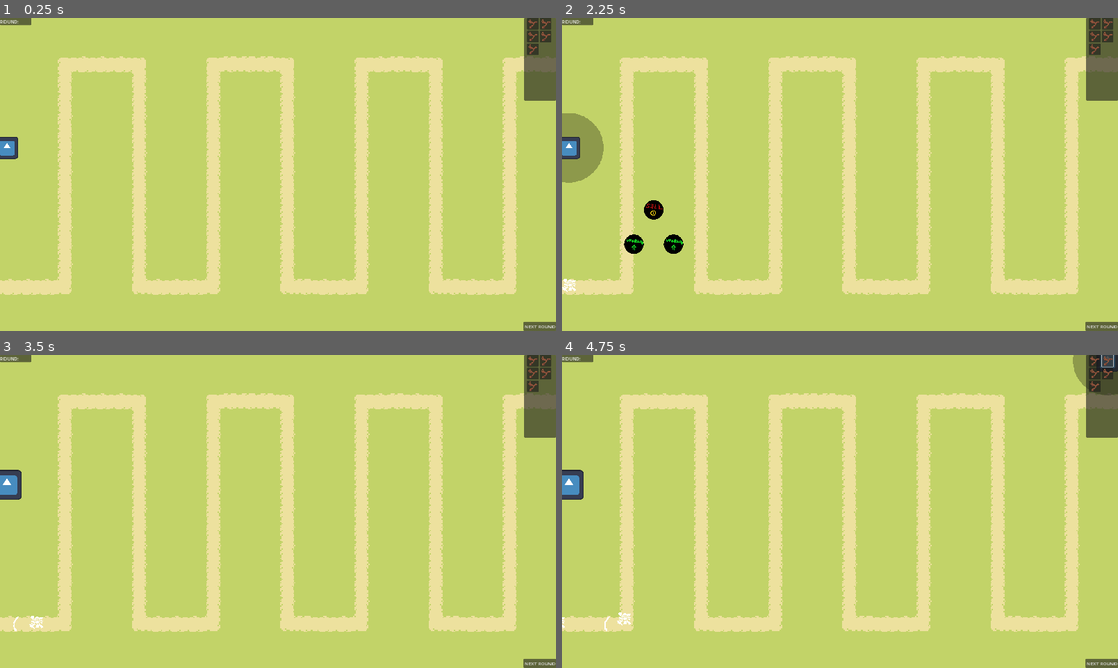
Above: before the commit, frames 1-4 (two rows, left to right).
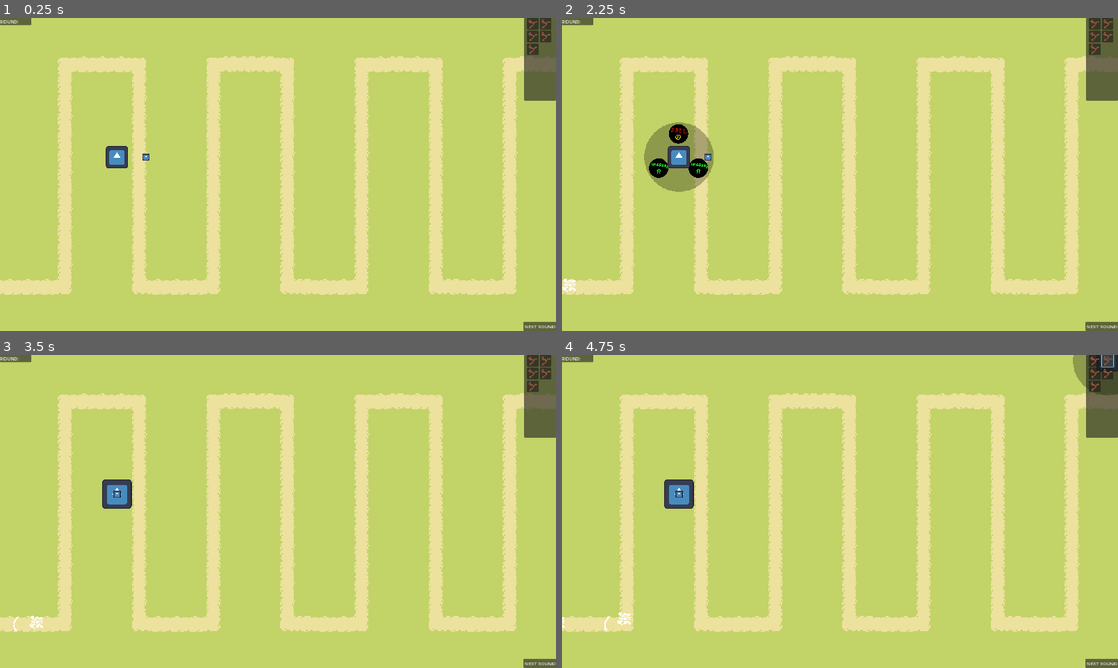
Above: after the commit, the same moments.

Repository: MindVisceral/BoneTD
Game: Godot game, scene res://Levels/Level1/Level1.tscn
The game is run twice, just before and just after one commit, with the same random seed, the same clock (stepped at 60 frames per second) and the same inputs. The engine's default icon, where the game draws it, is replaced by a stand-in: a white triangle on a blue panel in a dark square.
Inputs (mouse positions are in pixels of both pictures, inside the frame that each line leads up to; where the layout moved, square brackets give the same spot in the first picture):
- Up to frame 1 (0.25 s): no input
- Up to frame 2 (2.25 s): click "NEXT ROUND" at 0.5 s; click "NEXT ROUND" at 1.25 s; click (678, 155) [645, 221] at 2 s
- Up to frame 3 (3.5 s): click (139, 508) [116, 583] at 2.75 s
- Up to frame 4 (4.75 s): click (1095, 361) at 3.5 s; click (1106, 361) at 4.25 s

The runs differ from the first frame. In frame 1, 0.5% of the frame differs, in the area x 0-27%, y 38-48%; in frame 2, 4.0%, in the area x 0-28%, y 30-76%; in frame 3, 0.9%; in frame 4, 0.9%.

Commit message:
Fixed bug - Towers firing, THEN rotating at Enemy

Diff:
--- a/Entities/Towers/BaseTower/BaseTower.gd
+++ b/Entities/Towers/BaseTower/BaseTower.gd
@@ -1,5 +1,5 @@
 ## TowerRangeVisuals scale dynamically in Editor to fit tower_range_collider
-#@tool
+@tool
 class_name BaseTower
 extends StaticBody2D
 
@@ -156,62 +156,75 @@
 		warnings.append("TowerHandler must be selected as an @export-ed variable
 			when a Tower is placed in Editor!")
 
+
+
 	return warnings
 
-
-###-------------------------------------------------------------------------###
-##### Setup functions
-###-------------------------------------------------------------------------###
-
-func _ready() -> void:
-
-	call_deferred("setup")
-
-	## Set ShotDelayTimer's wait_time and start it up
-	ShotDelayTimer.wait_time = shot_delay
-	ShotDelayTimer.start()
-
-## Setup this Tower
-func setup() -> void:
-
-	## Make sure this Tower's total cost is correct
-	update_tower_cost()
-
-	## The update_tower_visuals function is called whenever the TowerHandler
-	## fires the new_tower_selected signal - which is when a new Tower is selected.
-	tower_handler.new_tower_selected.connect(update_tower_visuals)
-
-	## Remove this button's texture_normal on _ready to make it invisible in-game
-	tower_selection_button.texture_normal = null
-
-	## Make sure the TowerRangeVisuals Sprite is invisible
-	tower_range_visuals.visible = false
-
-	## And make all the UI invisible too
-	update_tower_visuals()
-
-
-###-------------------------------------------------------------------------###
-##### Shooting functions
-###-------------------------------------------------------------------------###
-
-func _physics_process(delta: float) -> void:
-	## If not in Editor...
-	if !Engine.is_editor_hint():
-
-		## If there is a current_target...
-		if current_target:
-
-			## Shot at the current_target if possible.
-			if ShotDelayTimer.is_stopped():
-				shoot_at_target()
 
 func _process(delta: float) -> void:
 	## Update visuals when in Editor
 	if Engine.is_editor_hint():
 		update_tower_visuals()
 
+
+
+
+###-------------------------------------------------------------------------###
+##### Setup functions
+###-------------------------------------------------------------------------###
+
+func _ready() -> void:
+
+	call_deferred("setup")
+
+	## Set ShotDelayTimer's wait_time and start it up
+	ShotDelayTimer.wait_time = shot_delay
+	ShotDelayTimer.start()
+
+## Setup this Tower
+func setup() -> void:
+
+	## Make sure this Tower's total cost is correct
+	update_tower_cost()
+
+	## The update_tower_visuals function is called whenever the TowerHandler
+	## fires the new_tower_selected signal - which is when a new Tower is selected.
+	tower_handler.new_tower_selected.connect(update_tower_visuals)
+
+	## Remove this button's texture_normal on _ready to make it invisible in-game
+	tower_selection_button.texture_normal = null
+
+	## Make sure the TowerRangeVisuals Sprite is invisible
+	tower_range_visuals.visible = false
+
+	## And make all the UI invisible too
+	update_tower_visuals()
+
+
+###-------------------------------------------------------------------------###
+##### Shooting functions
+###-------------------------------------------------------------------------###
+
+func _physics_process(delta: float) -> void:
+	## If not in Editor...
+	if !Engine.is_editor_hint():
+
+		## If there is a current_target...
+		if current_target:
+
+			## Shot at the current_target, if possible.
+			if ShotDelayTimer.is_stopped():
+				shoot_at_target()
+
+
+
+
+
 func shoot_at_target() -> void:
+
+
+	## NOTE: I'm not sure what point this 'tower_rotates_to_enemy' variable serves.
+
 
 	## If this Tower is set to rotate to look at the Enemy,
 	## get the angle between the Tower and its Target (in radians).
@@ -219,6 +232,8 @@
 	if tower_rotates_to_enemy == true:
 		angle_to_current_target = \
 			self.global_position.angle_to_point(current_target.global_position)
+
+
 	## Otherwise get the angle between the Tower's BulletSpawnPoint and its Target (in radians).
 	## The bullet will be fired at this angle.
 	else:
@@ -226,30 +241,20 @@
 			bullet_spawn_point.global_position.angle_to_point(current_target.global_position)
 
 
+
+	## Fire a Bullet
 	instantiate_bullet()
 
 	## Start the Timer again
 	ShotDelayTimer.start()
 
 
-## Instantiates a bullet...
+## Instantiate a bullet...
 func instantiate_bullet() -> void:
+
 	var bullet: BaseBullet = bullet_scene.instantiate()
 
-	## Pass on the bullet variables
-	## NOTE: This is done this way so I don't have to create a thousand different bullets
-	## NOTE: for each Tower upgrade. The Tower handles it all.
-	bullet.speed = bullet_speed
-	bullet.damage = bullet_damage
-	bullet.piercings_left = bullet_piercing_amount
-
-	## Bullet visuals
-	bullet.sprite_texture = bullet_sprite
-
-	## Put it at this BulletSpawnPoint's global_position...
-	bullet.global_position = bullet_spawn_point.global_position
-
-
+	## Before we do anything with the Bullet...
 	## If this tower is meant to rotate towards the Enemy, do that.
 	if tower_rotates_to_enemy == true:
 		rotation_pivot.rotation = angle_to_current_target
@@ -257,6 +262,22 @@
 	## Otherwise, make only the Bullet itself rotate to face the Enemy.
 	else:
 		bullet.rotation = angle_to_current_target
+
+
+	## Pass on the bullet variables
+	## NOTE: This is done this way so I don't have to create a thousand bullets for each Tower upgrade
+	## NOTE: that only differ in stats. The Tower handles most of it
+	## NOTE: (but not unique Bullet behaviour like homing!)
+	bullet.speed = bullet_speed
+	bullet.damage = bullet_damage
+	bullet.piercings_left = bullet_piercing_amount
+
+	## Update Bullet visuals, just in case.
+	## HERE: This should be changed; either the Bullet OR the Tower/upgrade should know the visuals
+	bullet.sprite_texture = bullet_sprite
+
+	## Put it at this BulletSpawnPoint's global_position...
+	bullet.global_position = bullet_spawn_point.global_position
 
 	## And add the Bullet to the Tree
 	get_tree().get_root().add_child(bullet)
--- a/Entities/Towers/BaseTower/BaseTower.tscn
+++ b/Entities/Towers/BaseTower/BaseTower.tscn
@@ -27,10 +27,6 @@
 texture = ExtResource("3_33okv")
 
 [node name="RadialTowerSelection" parent="." instance=ExtResource("2_mfmwb")]
-offset_left = 0.0
-offset_top = 0.0
-offset_right = 128.0
-offset_bottom = 128.0
 scale = Vector2(0.15, 0.15)
 buttons_rotation = 30.0
 
@@ -57,6 +53,10 @@
 
 [node name="BulletSpawnPoint" type="Marker2D" parent="RotationPivot"]
 
+[node name="Sprite2D" type="Sprite2D" parent="RotationPivot/BulletSpawnPoint"]
+scale = Vector2(0.05, 0.05)
+texture = ExtResource("1_vx0cn")
+
 [node name="Collider" type="CollisionShape2D" parent="."]
 
 [node name="ShotDelayTimer" type="Timer" parent="."]
--- a/Levels/Level1/Level1.tscn
+++ b/Levels/Level1/Level1.tscn
@@ -456,7 +456,7 @@
 [node name="TowerHandler" parent="." instance=ExtResource("4_6772l")]
 
 [node name="StickGuy" parent="TowerHandler" node_paths=PackedStringArray("tower_handler") instance=ExtResource("5_0yo07")]
-position = Vector2(6, 112)
+position = Vector2(101, 120)
 tower_handler = NodePath("..")
 
 [node name="MovementPath" type="Path2D" parent="."]
